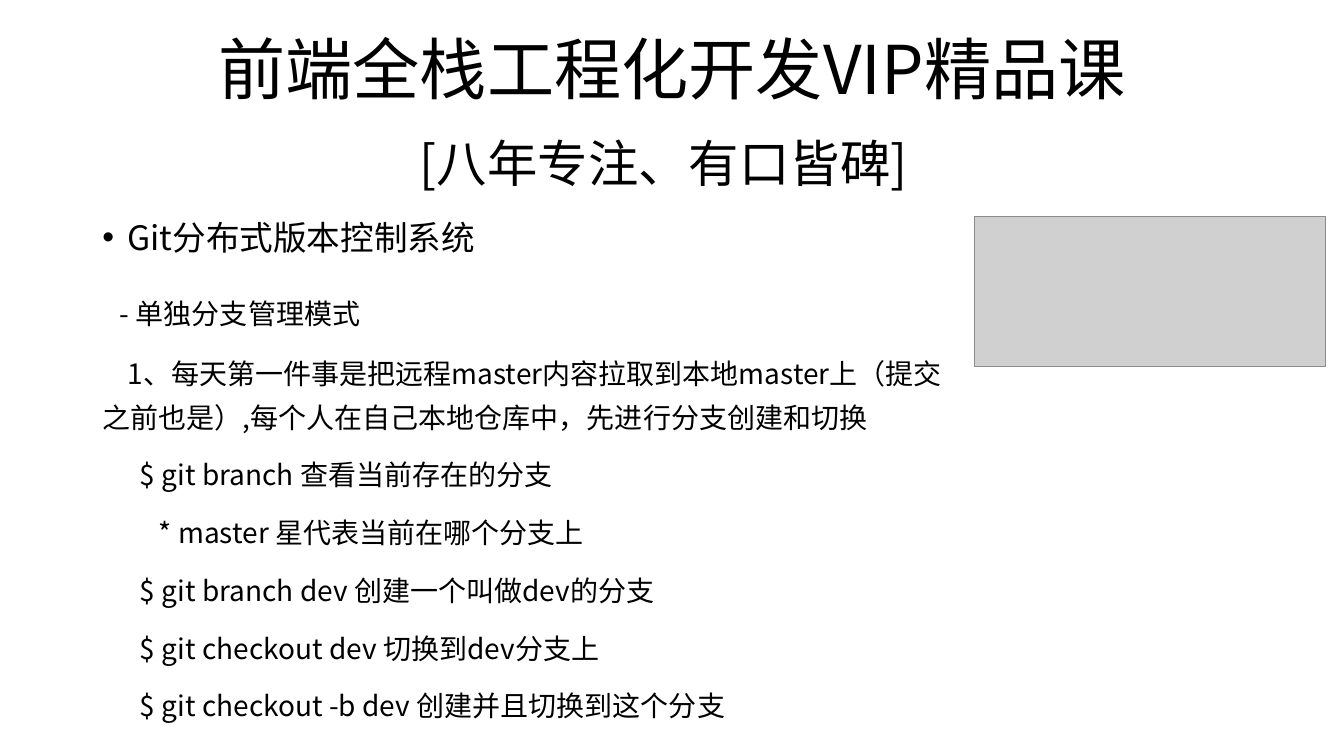
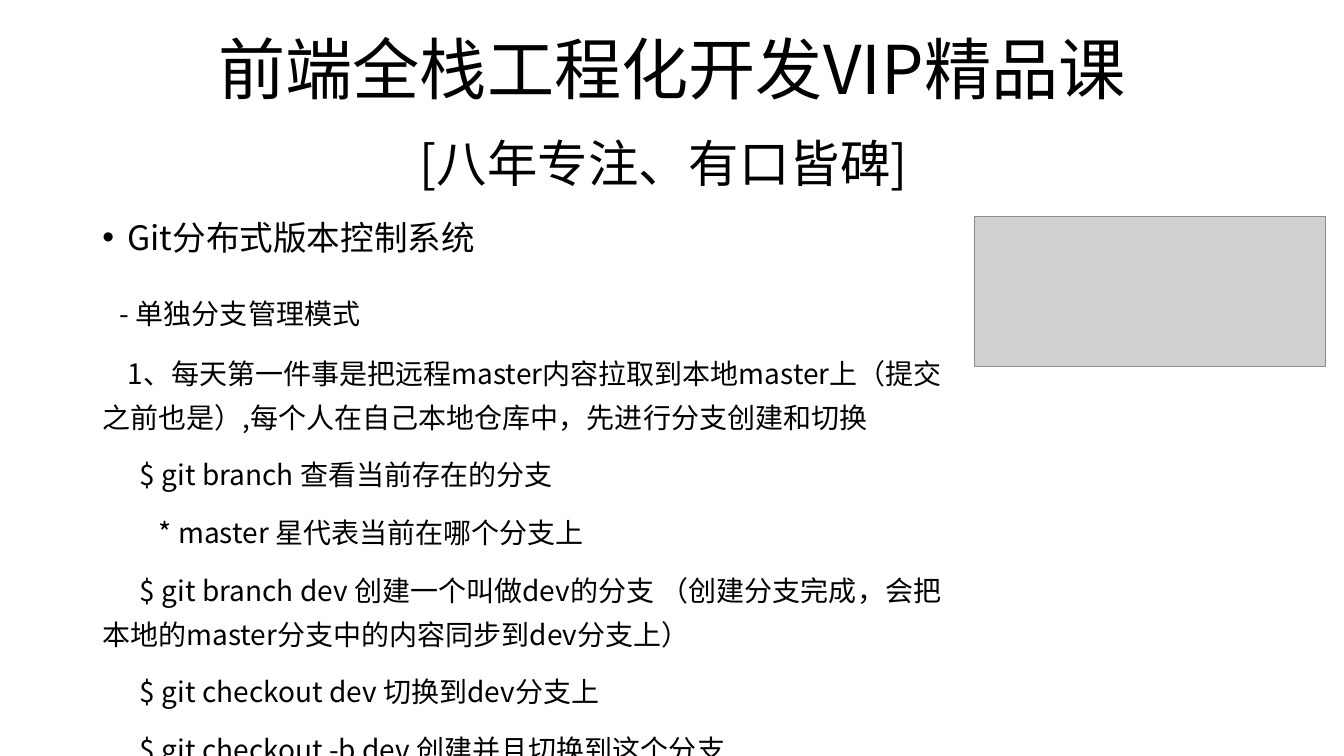
Before and after one commit to zhufengpeixun/201802, a slide deck: slide 15 of WEEK8/GIT管理及LINUX命令.pptx. Drawn at 1344x756 pixels with LibreOffice and Linux fonts; fonts in the diff are those of the drawing; grey boxes stand for pictures; background and template pictures are left out. Boxes give left, top, right and bottom in pixels: in the first picture for what was removed or moved away, otherwise in the second. Text is boxed around its words. In the diff, an @@ line names an element or a change of style, - is before the commit and + after.

```diff
--- a/WEEK8/GIT管理及LINUX命令.pptx
+++ b/WEEK8/GIT管理及LINUX命令.pptx
@@ text at [102, 577, 941, 648]: text changed @@
-$ git branch dev 创建一个叫做dev的分支
+$ git branch dev 创建一个叫做dev的分支 （创建分支完成，会把本地的master分支中的内容同步到dev分支上）
```
Also in this commit, not shown: 5 other files.
